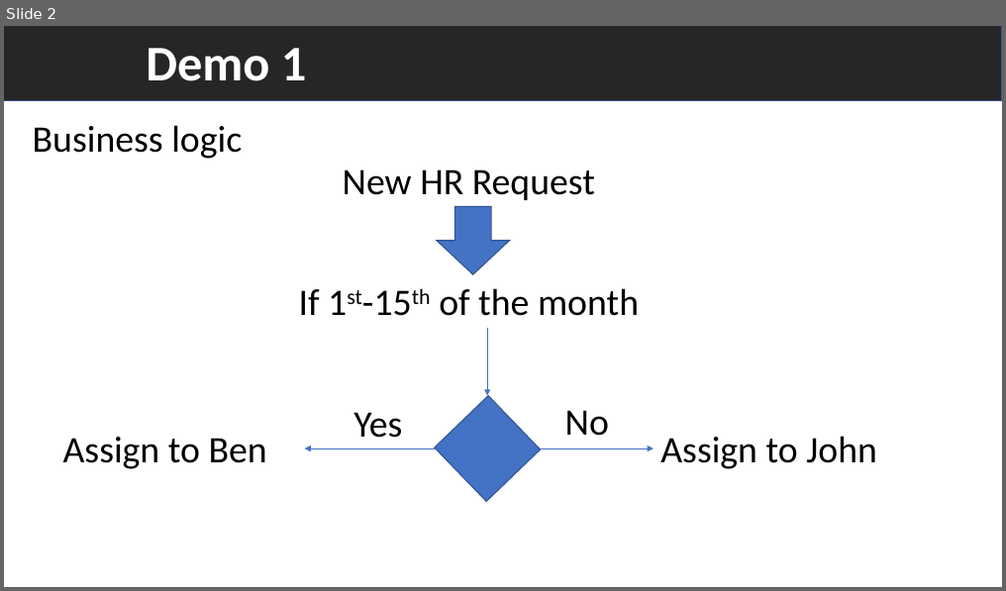
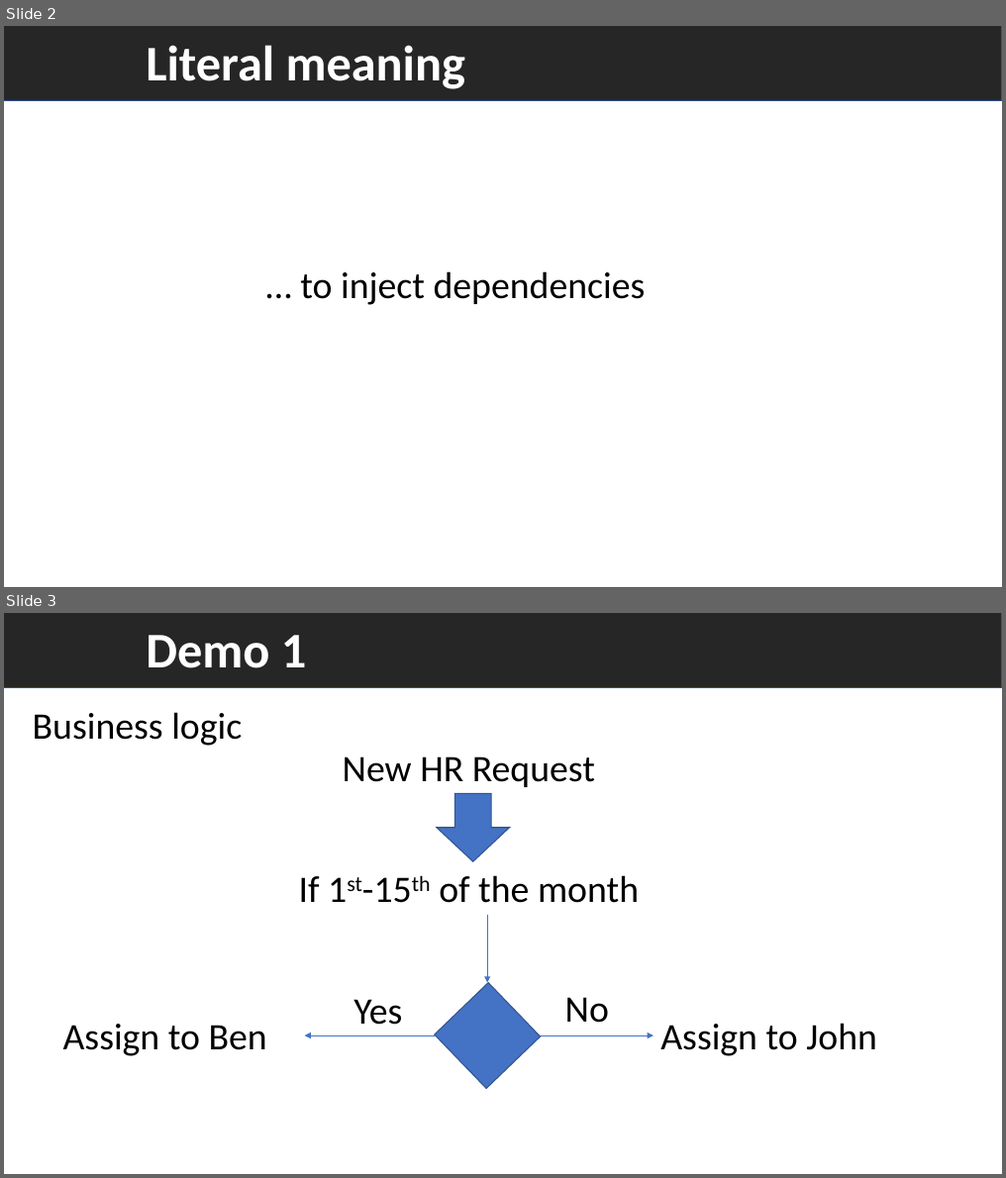
Before and after one commit to VelinGeorgiev/Introduction-Dependency-Injection-ASP.NET-Core, a slide deck: Dependency_Injection.pptx. Shown one above the other, each under a label of ours: slide 2 before the commit, slides 2 and 3 after it. The pictures are 1006x591 and 1006x1178 pixels, drawn with LibreOffice and Linux fonts; fonts in the diff are those of the drawing. Boxes give left, top, right and bottom in pixels: in the first picture for what was removed or moved away, otherwise in the second. Text is boxed around its words. In the diff, an @@ line names an element or a change of style, - is before the commit and + after.

```diff
--- a/Dependency_Injection.pptx
+++ b/Dependency_Injection.pptx
@@ slide 2 added at bbox=[4, 26, 1002, 587], background #FFFFFF @@
@@ rectangle added at bbox=[4, 26, 1002, 101], fill #262626, outline #325491 1 pt @@
@@ text added at bbox=[146, 45, 465, 89], 48 pt, text #FFFFFF, bold @@
+Literal meaning
@@ text added at bbox=[300, 272, 646, 305], 36 pt, text #000000 @@
+… to inject dependencies
@@ what was slide 2 is now slide 3 @@
```
Also in this commit, not shown: 3 slides changed, 11 other slides added.
